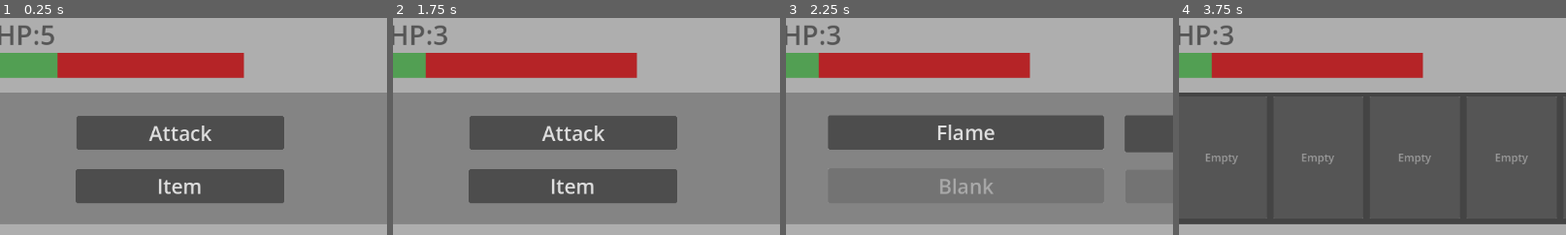
Above: before the commit, frames 1-4 (left to right).
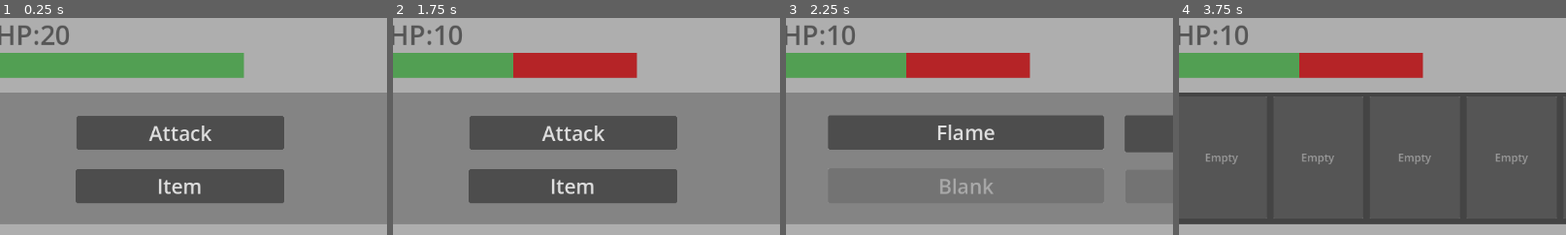
Above: after the commit, the same moments.

Repository: harrilo-boop/Final-design
Game: Godot game, scene res://scenes/UI_scene/In_battle.tscn
Two runs of this game, one before a commit and one after it. Both use one fixed random seed, a clock stepped at 60 frames per second and the inputs below. This scene is started directly instead of the project's main scene.
Inputs:
- Up to frame 1 (0.25 s): no input
- Up to frame 2 (1.75 s): click "Attack" at 0.5 s; click "Escape" at 1.25 s
- Up to frame 3 (2.25 s): click "Technique" at 2 s
- Up to frame 4 (3.75 s): click "Flame" at 2.75 s; click "Item" at 3.5 s
The pictures show only the part of the screen within x 7-57%, y 49-99%; the shares and areas given below are measured in that part.

The runs differ from the first frame. In frame 1, 5.9% of the frame differs, in the area x 10-64%, y 3-28%; in frame 2, 3.0%; in frame 3, 3.0%; in frame 4, 3.0%.

Commit message:
item use adjust

Diff:
--- a/final-project/resources/Item/Attack_item/FlameBottle.tres
+++ /dev/null
@@ -1,18 +0,0 @@
-[gd_resource type="Resource" script_class="AtkItemData" format=3 uid="uid://dlg77o8t5kxb5"]
-
-[sub_resource type="GDScript" id="GDScript_jcuwq"]
-script/source = "class_name AtkItemData
-extends item_resource
-
-@export var item_damage:int = 0
-enum Ability{None, Fire, Water, Electric, Wind}
-@export var ability_type: Ability = Ability.None
-"
-
-[resource]
-script = SubResource("GDScript_jcuwq")
-item_name = "Damage bottle"
-description = " Attackable item"
-max_stack_size = 5
-effect_type = 3
-damage = 3
--- a/final-project/resources/Item/Buff_item/AttackUpPotion.tres
+++ b/final-project/resources/Item/Buff_item/AttackUpPotion.tres
@@ -11,5 +11,5 @@
 item_icon = ExtResource("1_dypse")
 effect_type = 4
 damage = 5
-atk_up = 2
+atk_up = 10
 metadata/_custom_type_script = "uid://dbd68g4nt4do"
--- a/final-project/resources/Item/Buff_item/TechUpPotion.tres
+++ b/final-project/resources/Item/Buff_item/TechUpPotion.tres
@@ -9,6 +9,6 @@
 description = "Double the damage made by techniques"
 max_stack_size = 5
 item_icon = ExtResource("1_re6sk")
-effect_type = 5
+effect_type = 4
 tech_up = 2
 metadata/_custom_type_script = "uid://dbd68g4nt4do"
--- a/final-project/resources/Item/Defend_item/TemporarySheild.tres
+++ b/final-project/resources/Item/Defend_item/TemporarySheild.tres
@@ -9,5 +9,6 @@
 description = "Give a temporary sheild resisting damage"
 max_stack_size = 5
 item_icon = ExtResource("1_0hn7s")
-defend_amount = 15
+effect_type = 2
+defend_amount = 20
 metadata/_custom_type_script = "uid://dbd68g4nt4do"
--- a/final-project/resources/Item/Defend_item/WoodSheild.tres
+++ b/final-project/resources/Item/Defend_item/WoodSheild.tres
@@ -8,6 +8,6 @@
 item_name = "Woof Sheild"
 description = "Resist damage from enemy"
 item_icon = ExtResource("1_jctsi")
-effect_type = 4
-defend_amount = 5
+effect_type = 2
+defend_amount = 10
 metadata/_custom_type_script = "uid://dbd68g4nt4do"
--- a/final-project/scenes/Map_scene/TowerRoom.tscn
+++ b/final-project/scenes/Map_scene/TowerRoom.tscn
@@ -18,4 +18,18 @@
 [node name="CollisionShape2D" parent="Door_enter/Door" index="0" unique_id=1285604296]
 position = Vector2(0, 500)
 
+[node name="Marker2D" parent="Door_enter/Door" index="1" unique_id=1382765507]
+position = Vector2(3, 289)
+
+[node name="Door_leave" type="Node" parent="." unique_id=1469896484]
+
+[node name="Door" parent="Door_leave" unique_id=1820823068 instance=ExtResource("2_jw7tw")]
+
+[node name="CollisionShape2D" parent="Door_leave/Door" index="0" unique_id=1285604296]
+position = Vector2(3, -526)
+
+[node name="Marker2D" parent="Door_leave/Door" index="1" unique_id=1382765507]
+position = Vector2(2, -331)
+
 [editable path="Door_enter/Door"]
+[editable path="Door_leave/Door"]
--- a/final-project/scenes/Object_scene/itembox.tscn
+++ b/final-project/scenes/Object_scene/itembox.tscn
@@ -3,6 +3,8 @@
 [ext_resource type="Script" uid="uid://b4upmi16a8yj6" path="res://script/Object_script/itembox.gd" id="1_pspm3"]
 [ext_resource type="Texture2D" uid="uid://clkwwap7v7ra6" path="res://asset/Items/011 Treasure Box Closed.png" id="2_42qhu"]
 [ext_resource type="Texture2D" uid="uid://df3hnxl7xfynl" path="res://asset/Items/012 Treasure Box Opened.png" id="3_48g0g"]
+[ext_resource type="Texture2D" uid="uid://c2g0gl0ft7jhv" path="res://asset/Items/013 Rare Treasure Box Closed.png" id="4_wxj4p"]
+[ext_resource type="Texture2D" uid="uid://05n5uv5xvcn1" path="res://asset/Items/014 Rare Treasure Box Opened.png" id="5_abu5v"]
 
 [sub_resource type="RectangleShape2D" id="RectangleShape2D_t2q7c"]
 size = Vector2(122, 98.75)
@@ -24,7 +26,26 @@
 "loop": true,
 "name": &"opened",
 "speed": 5.0
+}, {
+"frames": [{
+"duration": 1.0,
+"texture": ExtResource("4_wxj4p")
+}],
+"loop": true,
+"name": &"rare_default",
+"speed": 5.0
+}, {
+"frames": [{
+"duration": 1.0,
+"texture": ExtResource("5_abu5v")
+}],
+"loop": true,
+"name": &"rare_opened",
+"speed": 5.0
 }]
+
+[sub_resource type="RectangleShape2D" id="RectangleShape2D_42qhu"]
+size = Vector2(123, 100)
 
 [node name="Area2D" type="Area2D" unique_id=327047994 node_paths=PackedStringArray("item_animation")]
 script = ExtResource("1_pspm3")
@@ -38,7 +59,14 @@
 [node name="AnimatedSprite2D" type="AnimatedSprite2D" parent="." unique_id=1478324361]
 scale = Vector2(4.3984375, 3.984375)
 sprite_frames = SubResource("SpriteFrames_wxj4p")
-animation = &"opened"
+animation = &"rare_opened"
 autoplay = "default"
 
+[node name="StaticBody2D" type="StaticBody2D" parent="." unique_id=354406432]
+
+[node name="CollisionShape2D" type="CollisionShape2D" parent="StaticBody2D" unique_id=307801034]
+position = Vector2(0.5, 6)
+shape = SubResource("RectangleShape2D_42qhu")
+debug_color = Color(1, 1, 1, 0)
+
 [connection signal="body_entered" from="." to="." method="_on_chest_opened"]
--- a/final-project/scenes/UI_scene/In_battle.tscn
+++ b/final-project/scenes/UI_scene/In_battle.tscn
@@ -205,7 +205,6 @@
 label_settings = SubResource("LabelSettings_cve37")
 
 [node name="Options_button" type="Control" parent="." unique_id=478916685]
-visible = false
 layout_mode = 3
 anchors_preset = 0
 offset_left = 1.0
@@ -269,7 +268,6 @@
 text = "Escape"
 
 [node name="Tech_options" type="Control" parent="." unique_id=445906618]
-visible = false
 layout_mode = 3
 anchors_preset = 0
 offset_left = 102.0
@@ -447,7 +445,6 @@
 expand_icon = true
 
 [node name="Battle_End" type="Control" parent="." unique_id=1639699643]
-visible = false
 layout_mode = 3
 anchors_preset = 0
 offset_left = 70.0
--- a/final-project/scenes/character_scene/enemy.tscn
+++ b/final-project/scenes/character_scene/enemy.tscn
@@ -5,9 +5,8 @@
 [sub_resource type="CircleShape2D" id="CircleShape2D_8tegq"]
 radius = 42.0
 
-[node name="Enemy" type="CharacterBody2D" unique_id=790093923 node_paths=PackedStringArray("attack_area_timer") groups=["Enemy"]]
+[node name="Enemy" type="CharacterBody2D" unique_id=790093923 groups=["Enemy"]]
 script = ExtResource("1_ps6yo")
-attack_area_timer = NodePath("")
 
 [node name="CollisionShape2D" type="CollisionShape2D" parent="." unique_id=1497424036]
 shape = SubResource("CircleShape2D_8tegq")
--- a/final-project/scenes/map_scene/overworld.tscn
+++ b/final-project/scenes/map_scene/overworld.tscn
@@ -35,4 +35,14 @@
 
 [node name="TileMapLayer" type="TileMapLayer" parent="." unique_id=1376892184]
 
+[node name="Itembox2" parent="." unique_id=1504449646 instance=ExtResource("4_a4k1r")]
+z_index = -1
+position = Vector2(-183, -253)
+
+[node name="AnimatedSprite2D" parent="Itembox2" index="1" unique_id=1478324361]
+animation = &"rare_default"
+autoplay = "rare_default"
+frame_progress = 0.4176759
+
 [editable path="Door/Door_town"]
+[editable path="Itembox2"]
--- a/final-project/script/Global_script/global.gd
+++ b/final-project/script/Global_script/global.gd
@@ -5,13 +5,14 @@
 @export var item_resource: Resource
 
 #Player's health
-var player_hp:int = 5
+var player_hp:int = 20
 var max_player_hp:int = 20
 
 #Player's stats
 var player_tp:int = 20
 var max_tp:int = 20
 var player_atk:int = 2
+var shield_amount = 0
 
 #Player's current stats
 const MAX_TECH = 4
@@ -29,7 +30,7 @@
 #Player's experience system
 var player_xp:int = 0
 var xp_earn: int = 0
-var xp_level:int = 1
+var xp_level:int = 0
 var xp_needed:int = 0
 var max_level:int = 50
 
@@ -41,7 +42,7 @@
 #Enemy's stats
 var enemy_hp:int = 10
 var max_enemy_hp:int = 10
-var enemy_atk:int = 2
+var enemy_atk:int = 10
 
 #Dictionary for all techniques
 var techs = {
@@ -53,15 +54,19 @@
 	"Volcano Explosion": load("res://resources/Tech/Fire/Fire_tech5.tres"),
 	#Ability(Ground)-------------------------------------------------------------------------------
 	"Mud": load("res://resources/Tech/Ground/Ground_tech1.tres"),
-	"Earthquake": load("res://resources/Tech/Ground/Ground_tech5.tres"),
+	"Spikes": load("res://resources/Tech/Ground/Ground_tech2.tres"),
+	"Earthquake": load("res://resources/Tech/Ground/Ground_tech3.tres"),
 	"Nature Power": load("res://resources/Tech/Ground/Ground_tech4.tres"),
 	"World Collapse": load("res://resources/Tech/Ground/Ground_tech5.tres"),
 	#Ability(Water)--------------------------------------------------------------------------------
 	"Water Ball": load("res://resources/Tech/Water/Water_tech1.tres"),
+	"Waves": load("res://resources/Tech/Water/Water_tech2.tres"),
+	"Hydro Stream": load("res://resources/Tech/Water/Water_tech3.tres"),
 	"Thunder Shock": load("res://resources/Tech/Water/Water_tech4.tres"),
 	"Tsunami": load("res://resources/Tech/Water/Water_tech5.tres"),
 	#Ability(Wind)---------------------------------------------------------------------------------
 	"Wind Blow": load("res://resources/Tech/Wind/Wind_tech1.tres"),
+	"Whirlwind": load("res://resources/Tech/Wind/Wind_tech2.tres"),
 	"Hurricane": load("res://resources/Tech/Wind/Wind_tech3.tres"),
 	"Echoes": load("res://resources/Tech/Wind/Wind_tech4.tres"),
 	"Triple Typhoon": load("res://resources/Tech/Wind/Wind_tech5.tres")
--- a/final-project/script/Global_script/item_manager.gd
+++ b/final-project/script/Global_script/item_manager.gd
@@ -15,12 +15,12 @@
 func use_heal(item,battle):
 	battle.player_hp += item.heal_amount
 	battle.player_hp = min(battle.player_hp,battle.max_hp)
-	battle.player_tp = item.tp_amount
-	battle.player_tp = min(battle.player_tp, battle.max_tp)
+	battle.player_tp += item.tp_amount
+	battle.player_tp = max(battle.player_tp, battle.max_tp)
 
 func use_shield(item,battle):
-	battle.shield_amount = item.defend_amount
+	Global.shield_amount += item.defend_amount
 
 func use_buff(item,battle):
-	battle.player_atk * item.atk_up
-	battle.total_damage_attack * item.tech_up
+	battle.player_atk += item.atk_up
+	battle.total_damage_attack += item.tech_up
--- a/final-project/script/Global_script/navigation_manager.gd
+++ b/final-project/script/Global_script/navigation_manager.gd
@@ -2,6 +2,9 @@
 
 const SCENE_OVERWORLD = preload("res://scenes/map_scene/overworld.tscn")
 const SCENE_TOWN = preload("res://scenes/map_scene/Town.tscn")
+const SCENE_ROOM_ENTER = preload("res://scenes/Map_scene/TowerRoom.tscn")
+const SCENE_ROOM_LEAVE = preload("res://scenes/Map_scene/TowerRoom.tscn")
+
 
 var spawn_door_tag: String = ""
 var player_is_transitioning: bool = false
--- a/final-project/script/Object_script/itembox.gd
+++ b/final-project/script/Object_script/itembox.gd
@@ -2,16 +2,22 @@
 
 @export var item_animation: AnimatedSprite2D
 
-
 func _on_chest_opened(body):
 	if !body.is_in_group("player"):
 		return
-	print("Get Heal Potion")
+	if item_animation.animation == "default":
+		normal_chest_open()
+	elif item_animation.animation == "rare_default":
+		rare_chest_open()
+
+func normal_chest_open():
+	print("Get Heal Potion and Tp Potion")
 	Global.inventory.add_item(Global.items["Heal Potion"])
-	Global.inventory.add_item(Global.items["Strong Heal Potion"])
-	Global.inventory.add_item(Global.items["Rare Heal Potion"])
-	Global.inventory.add_item(Global.items["Super Rare Heal Potion"])
 	Global.inventory.add_item(Global.items["Technique Point Potion"])
-	Global.inventory.add_item(Global.items["Strong Technique Potion"])
-	Global.inventory.add_item(Global.items["Temporary Sheild"])
 	item_animation.play("opened")
+
+func rare_chest_open():
+	print("Get Attack Up Potion and Wood Sheild")
+	Global.inventory.add_item(Global.items["Attack Up Potion"])
+	Global.inventory.add_item(Global.items["Wood Sheild"])
+	item_animation.play("rare_opened")
--- a/final-project/script/Resource_script/resource_item.gd
+++ b/final-project/script/Resource_script/resource_item.gd
@@ -11,7 +11,6 @@
 enum EffectType{
 	NONE,
 	HEAL,
-	DAMAGE,
 	SHIELD,
 	ATK_BUFF,
 	TECH_BUFF,
--- a/final-project/script/System_script/battle.gd
+++ b/final-project/script/System_script/battle.gd
@@ -12,6 +12,7 @@
 var player_atk:int = 1
 var xp_earn:int = 1
 var xp_level:int = 1
+var shield_amount:int = 0
 #Enemy variables
 var enemy_hp: int = 5
 var max_enemy_hp:int = 5
@@ -26,7 +27,6 @@
 var replacing_tech: bool = false
 var item_choosing:bool = false
 var item_buttons: Array[Button] = []
-var shield_amount = 0
 
 #Damage calculate variables
 var total_damage_atk:int = 0
@@ -118,6 +118,7 @@
 	turn_label.text = "Enemy's Turn"
 	enemy_ui.text = "Enemy HP:" + str(enemy_hp)
 	enemy_bar.value = enemy_hp
+	print(player_tp , "TP")
 	change_turn.start()
 
 func enemy_turn_change() -> void:
@@ -145,7 +146,8 @@
 
 func _enemy_attack() -> void:
 	if player_hp >= 1:
-		total_enemy_atk = max(0, enemy_atk - shield_amount)
+		total_enemy_atk = max(0, enemy_atk - Global.shield_amount)
+		Global.shield_amount = max(0, total_enemy_atk - Global.shield_amount)
 		player_hp = max(0, player_hp - total_enemy_atk)
 		enemy_turn_change()
 	if player_hp <= 0:
@@ -165,7 +167,7 @@
 			tech_buttons[tech].text = "Blank"
 			tech_buttons[tech].disabled = true
 
-func tech_damage_check(tech: tech_resource) -> void:
+func tech_damage_check(tech_resource) -> void:
 	var tech_damage = tech_resource.tech_atk
 	var ability_type = tech_resource.ability
 	if enemy_resource.weak == ability_type:
@@ -177,7 +179,6 @@
 	enemy_bar.value = enemy_hp
 	player_turn_change()
 	player_tp = player_tp - tech_resource.tech_tp
-	print(player_tp , "TP")
 
 func _tech_options(tech: String) -> void:
 	if player_turn == true and enemy_turn == false:
@@ -237,6 +238,9 @@
 		return
 	ItemManager.use_item(slot.item,self)
 	Global.inventory.remove_item(slot.item)
+	options_button.show()
+	item_options.hide()
+	item_choosing = false
 	player_turn_change()
 
 func _on_item_1_pressed():
--- a/final-project/script/System_script/enemy.gd
+++ b/final-project/script/System_script/enemy.gd
@@ -1,9 +1,8 @@
 extends CharacterBody2D
+class_name Enemy
 
-var speed:float = 2500
 var player: CharacterBody2D
 
-@export var attack_area_timer: Timer
 
 
 # Called when the node enters the scene tree for the first time.
@@ -14,7 +13,4 @@
 
 # Called every frame. 'delta' is the elapsed time since the previous frame.
 func _process(delta: float) -> void:
-	#@if not player == null:
-		#look_at(player.global_position)
-	#	velocity = Vector2(1, 0).rotated(rotation) * speed
 	pass
